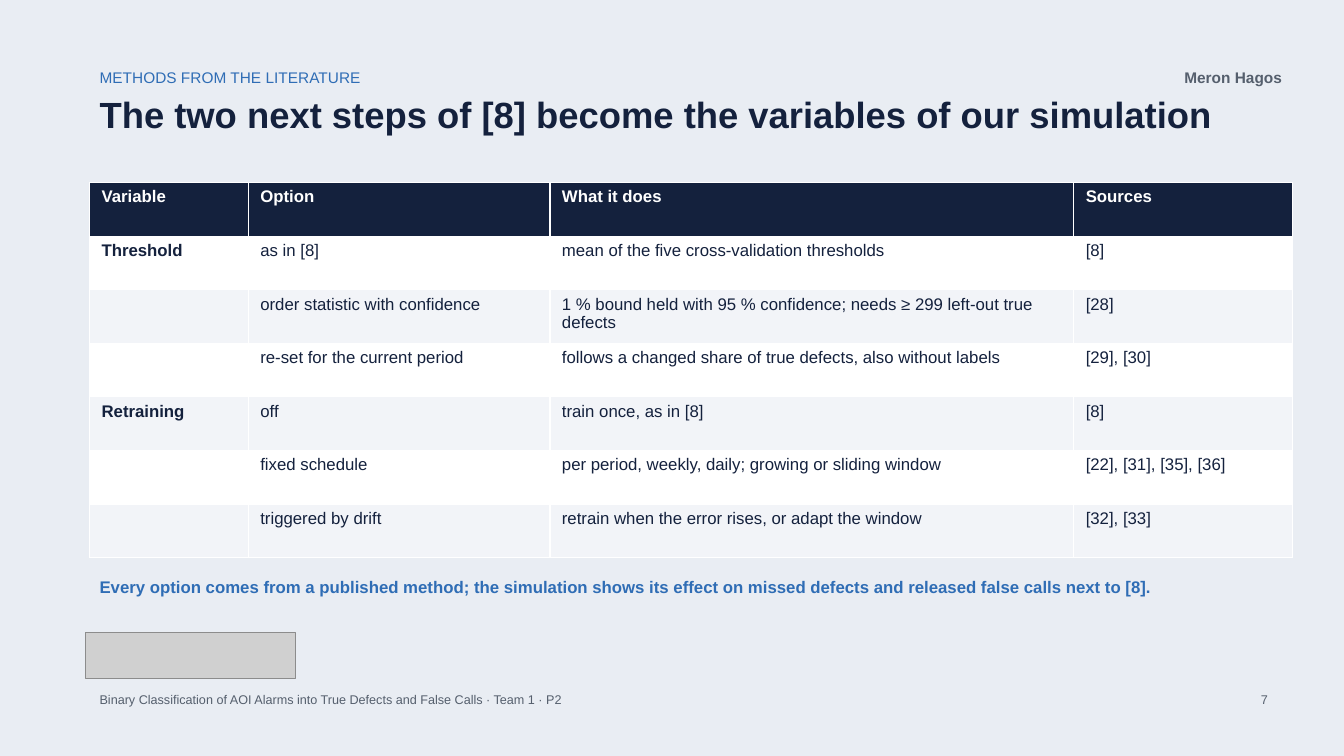
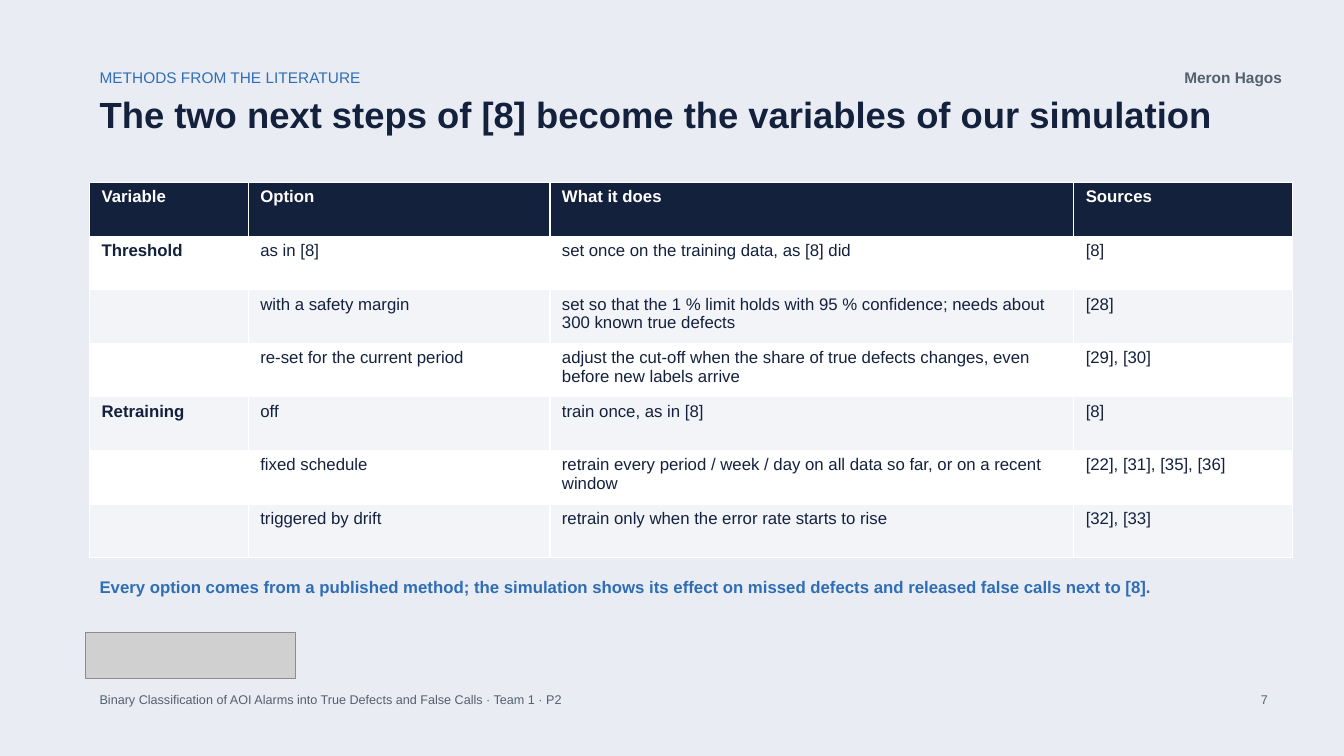
Before and after one commit to bodhi584/aoi-false-call-classification, a slide deck: slide 7 of docs/slides_p2.pptx. Drawn at 1344x756 pixels with LibreOffice and Linux fonts; fonts in the diff are those of the drawing; grey boxes stand for pictures. Boxes give left, top, right and bottom in pixels: in the first picture for what was removed or moved away, otherwise in the second. Text is boxed around its words. In the diff, an @@ line names an element or a change of style, - is before the commit and + after.

```diff
--- a/docs/slides_p2.pptx
+++ b/docs/slides_p2.pptx
@@ table at [90,182,1293,558] @@
-row 2, column 3: mean of the five cross-validation thresholds
+row 2, column 3: set once on the training data, as [8] did
-row 3, column 2: order statistic with confidence
+row 3, column 2: with a safety margin
-row 3, column 3: 1 % bound held with 95 % confidence; needs ≥ 299 left-out true defects
+row 3, column 3: set so that the 1 % limit holds with 95 % confidence; needs about 300 known true defects
-row 4, column 3: follows a changed share of true defects, also without labels
+row 4, column 3: adjust the cut-off when the share of true defects changes, even before new labels arrive
-row 6, column 3: per period, weekly, daily; growing or sliding window
+row 6, column 3: retrain every period / week / day on all data so far, or on a recent window
-row 7, column 3: retrain when the error rises, or adapt the window
+row 7, column 3: retrain only when the error rate starts to rise
```
Also in this commit, not shown: 4 other slides changed, 1 other file.
